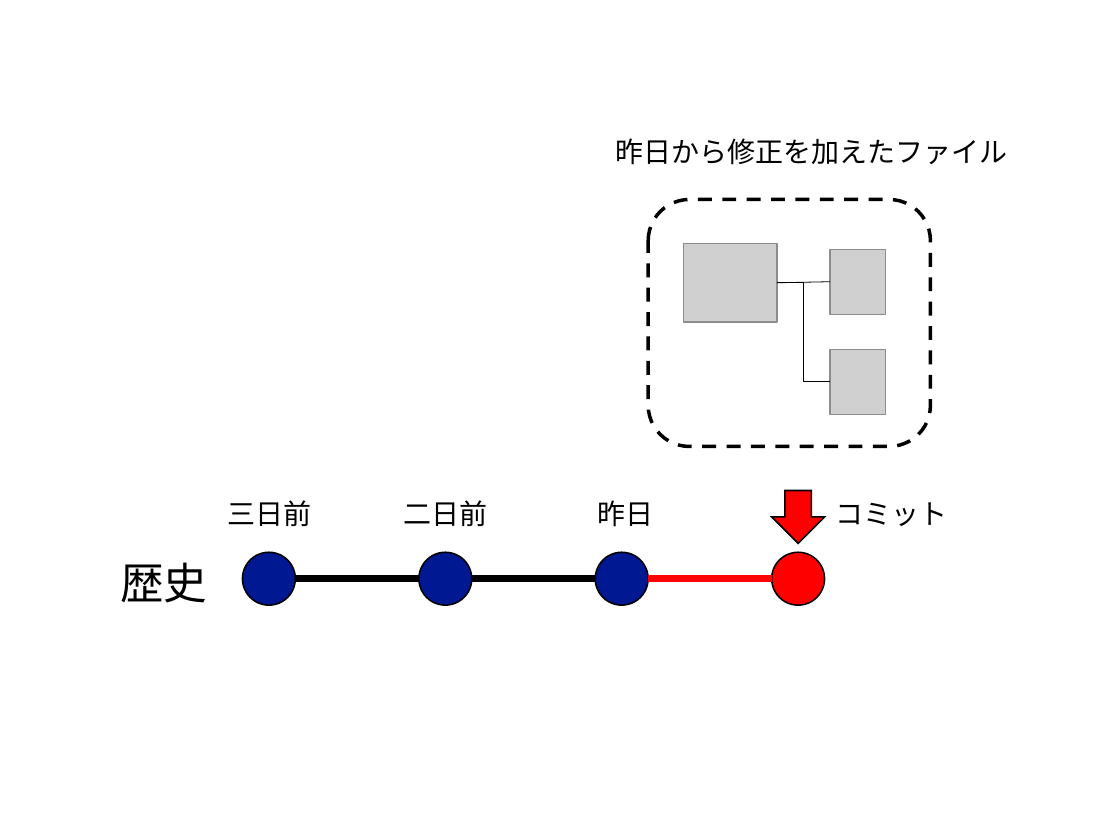
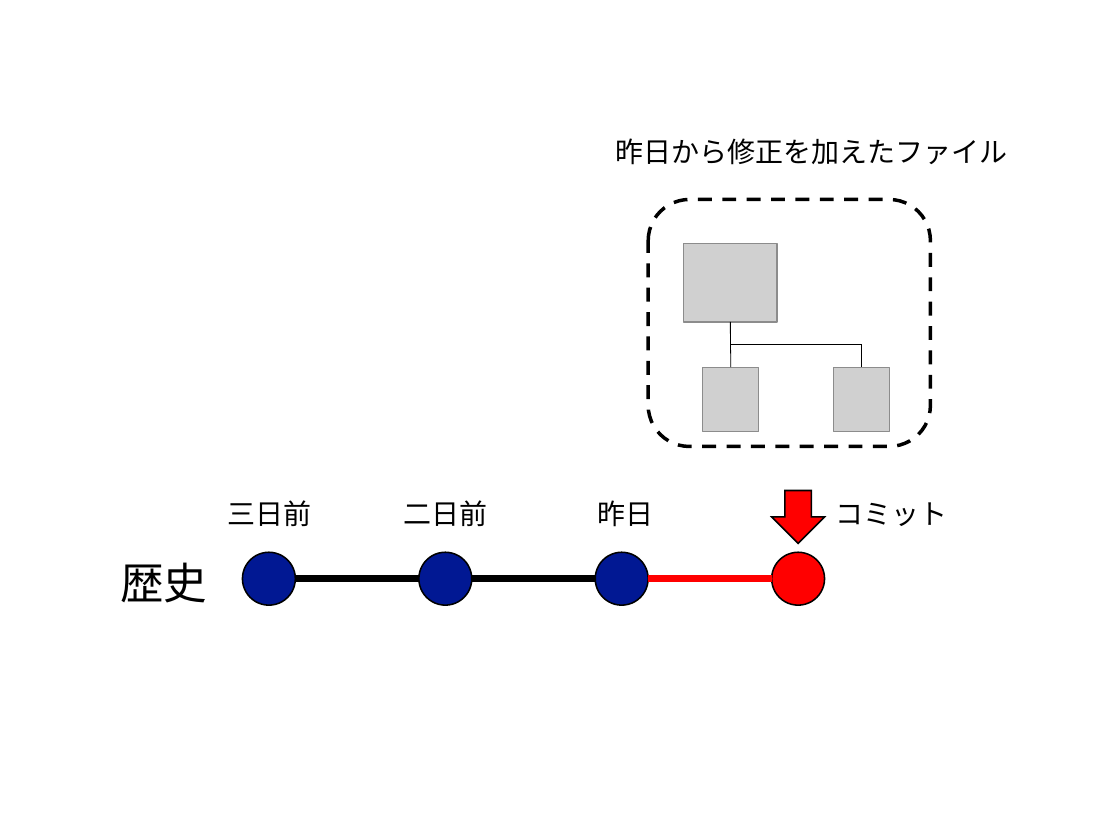
Before and after one commit to kaityo256/github, a slide deck: slide 4 of term/fig/fig.pptx. Drawn at 1120x840 pixels with LibreOffice and Linux fonts; fonts in the diff are those of the drawing; grey boxes stand for pictures. Boxes give left, top, right and bottom in pixels: in the first picture for what was removed or moved away, otherwise in the second. Text is boxed around its words. In the diff, an @@ line names an element or a change of style, - is before the commit and + after.

```diff
--- a/term/fig/fig.pptx
+++ b/term/fig/fig.pptx
@@ elbow line moved from (777, 282) - (830, 382) to (730, 321) - (861, 367) @@
@@ line moved from (777, 282) - (830, 282) to (730, 321) - (731, 367) @@
@@ picture: place and size @@
-picture at (830,250,886,315)
+picture at (703,367,759,432)
@@ picture: place and size @@
-picture at (830,349,886,414)
+picture at (833,367,889,432)
```
Also in this commit, not shown: 1 slide added, 1 other file.
